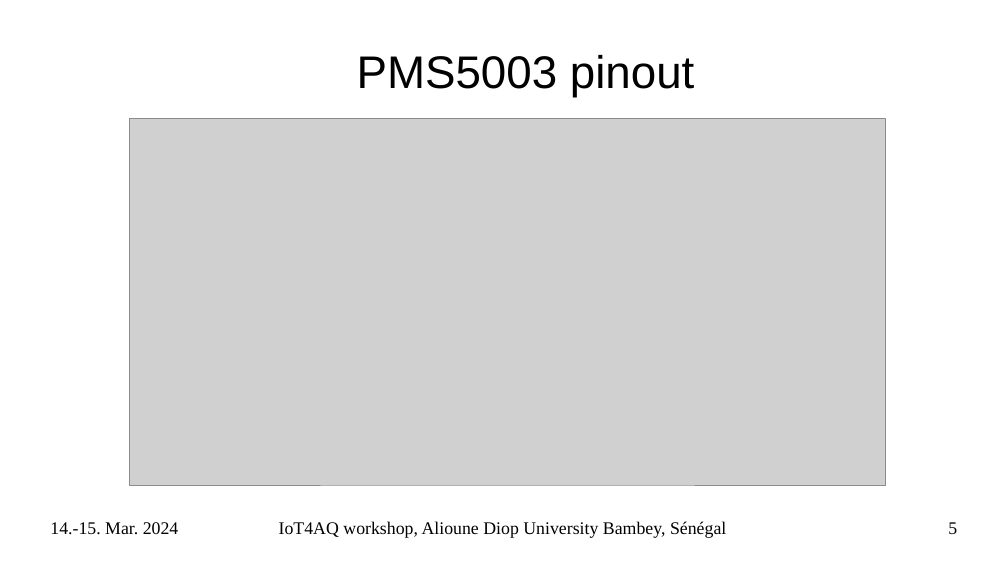
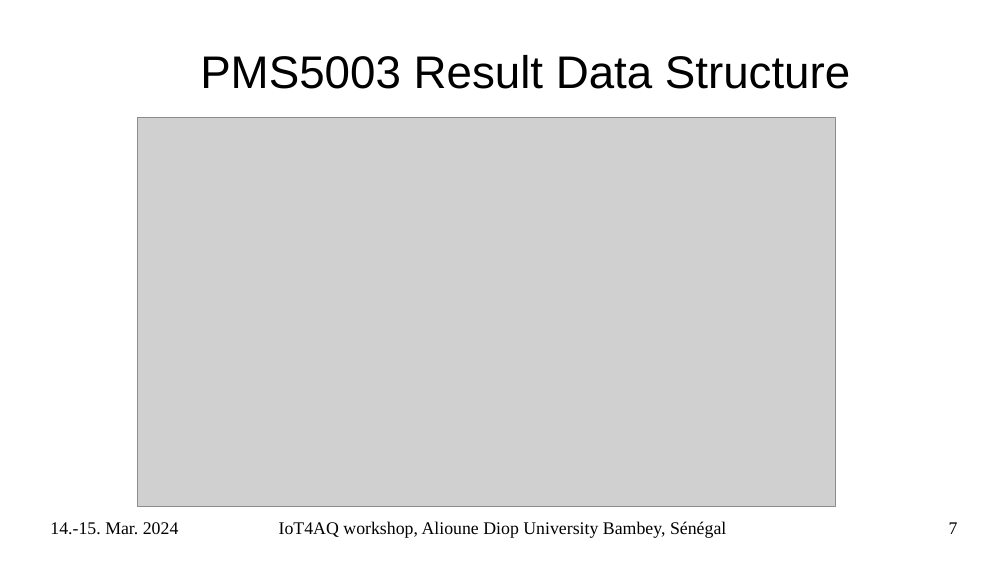
Before and after one commit to uraich/IoT4AQ, a slide deck: slide 7 of workshop/slides/IoT4AQ_PMS5003.pptx (slide 5 before the commit). Drawn at 1008x567 pixels with LibreOffice and Linux fonts; fonts in the diff are those of the drawing; grey boxes stand for pictures; background and template pictures are left out. Boxes give left, top, right and bottom in pixels: in the first picture for what was removed or moved away, otherwise in the second. Text is boxed around its words. In the diff, an @@ line names an element or a change of style, - is before the commit and + after.

```diff
--- a/workshop/slides/IoT4AQ_PMS5003.pptx
+++ b/workshop/slides/IoT4AQ_PMS5003.pptx
@@ title at [200,55,850,89]: text changed @@
-PMS5003 pinout
+PMS5003 Result Data Structure
@@ picture: place and size @@
-picture at [130,119,886,486]
+picture at [137,117,836,507]
@@ page number at [949,522,958,534]: text changed @@
-5
+7
```
Also in this commit, not shown: 3 other slides changed, 6 slides added, 5 slides removed, 13 other files.
